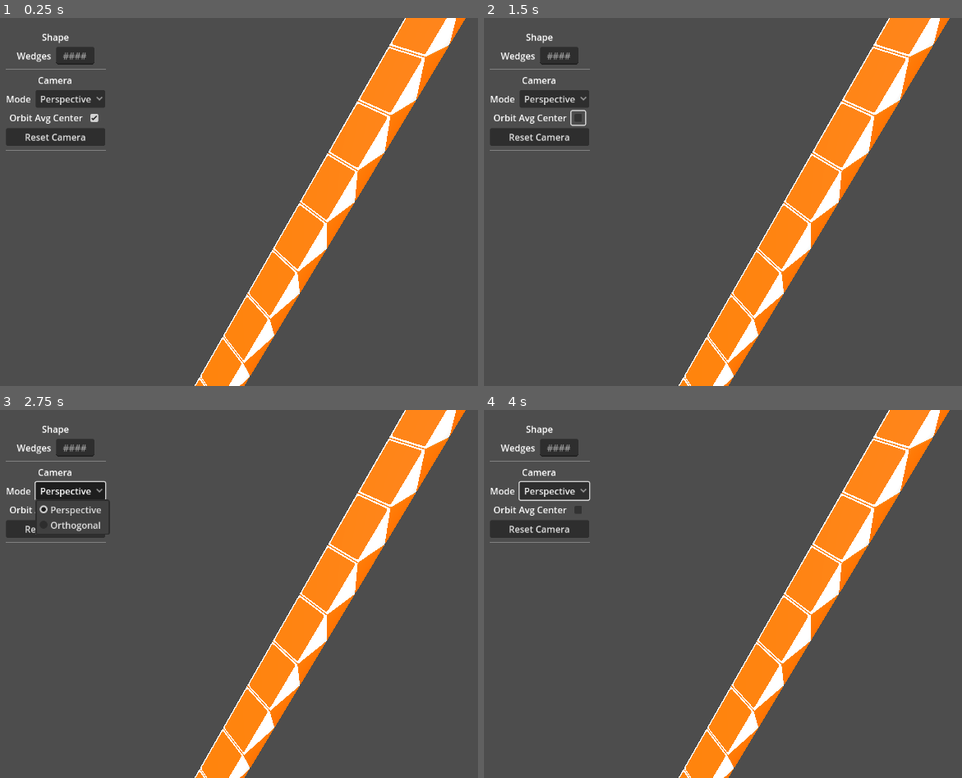
Above: before the commit, frames 1-4 (two rows, left to right).
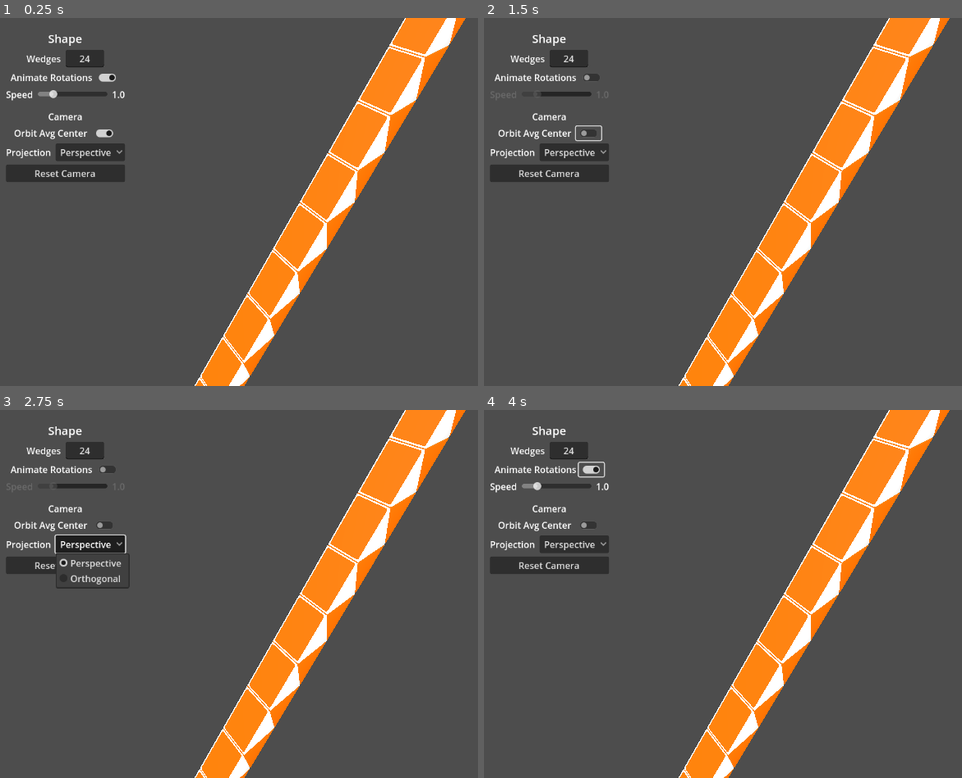
Above: after the commit, the same moments.

Repository: e-thab/rubiks-snake
Game: Godot game, scene res://Main.tscn
Two runs of this game, one before a commit and one after it. Both use one fixed random seed, a clock stepped at 60 frames per second and the inputs below.
Inputs (mouse positions are in pixels of both pictures, inside the frame that each line leads up to; where the layout moved, square brackets give the same spot in the first picture):
- Up to frame 1 (0.25 s): no input
- Up to frame 2 (1.5 s): click (589, 76) at 0.52 s; click (589, 132) [579, 117] at 1.25 s
- Up to frame 3 (2.75 s): click "Perspective" at 2 s
- Up to frame 4 (4 s): click "Perspective" at 2.75 s; click (589, 468) at 3.52 s

The runs differ from the first frame. In frame 1, 4.4% of the frame differs, in the area x 1-27%, y 4-45%; in frame 2, 4.4%; in frame 3, 4.0%; in frame 4, 4.6%.

Commit message:
Settings etc.

Diff:
--- a/Globals.gd
+++ b/Globals.gd
@@ -2,4 +2,10 @@
 
 enum WedgeColor {WHITE, ORANGE}
 enum WedgeRotation {CLOCKWISE, COUNTER_CLOCKWISE}
-enum RotationAxis {X, Y, Z}
+
+var animated = true # Animate wedge rotations
+var rotation_speed = 1.0 # How quickly wedges rotate if animated
+
+
+func set_rotation_speed(f: float):
+	rotation_speed = f
--- a/Main.gd
+++ b/Main.gd
@@ -5,6 +5,7 @@
 
 var camera: Camera3D
 var camera_spatial: Node3D
+var ui = UI
 var cam_rotating = false
 var cam_panning = false
 var cam_following = true
@@ -14,15 +15,15 @@
 var pan_sensitivity = 1.0
 var rot_sensitivity = 1.0
 var zoom_sensitivity = 0.5
-var SENS_MULTI = 0.01	# Pan and rotate need small numbers. This maps the values to a sensible range
-
-var rotation_speed = 1	# How quickly wedges rotate
+var SENS_MULTI = 0.01	# Pan and rotate need small numbers. This maps the values to a more readable range
+
 var wedges = []
 var last_wedge
 
 
 # Called when the node enters the scene tree for the first time.
 func _ready():
+	ui = $UI
 	camera = $CameraSpatial/Camera3D
 	camera_spatial = $CameraSpatial
 	set_cam_orthogonal(cam_orthogonal)
@@ -44,7 +45,7 @@
 		camera_spatial.set_position(get_center())
 
 
-func _input(event):
+func _unhandled_input(event):
 	if event.is_action("cam_pan"):
 		cam_panning = event.is_pressed()
 	if event.is_action("cam_rotate"):
@@ -64,6 +65,8 @@
 			camera_spatial.rotation.y -= event.relative.x * rot_sensitivity * SENS_MULTI
 			camera_spatial.rotation.x -= event.relative.y * rot_sensitivity * SENS_MULTI
 			camera_spatial.rotation.x = clamp(camera_spatial.rotation.x, -PI/2.0, PI/2.0)
+	#else:
+		#print(event)
 
 
 func instantiate_initial_wedge():
@@ -71,11 +74,8 @@
 	var wedge = scene.instantiate()
 	add_child(wedge)
 	wedges.append(wedge)
-	wedge.index = 0
+	wedge.connect("wedge_rotate", _on_wedge_rotate)
 	last_wedge = wedge
-	wedge.rot_speed = rotation_speed
-	wedge.connect("wedge_rotate", _on_wedge_rotate)
-	wedge.set_color(Globals.WedgeColor.WHITE)
 
 
 func instantiate_wedges(n):
@@ -88,7 +88,6 @@
 		wedge.set_position(offset)
 		wedges.append(wedge)
 		wedge.index = last_wedge.index + 1
-		wedge.rot_speed = rotation_speed
 		wedge.connect("wedge_rotate", _on_wedge_rotate)
 		wedge.rotation_degrees.y = 180.0
 		wedge.rotation_degrees.z = -90.0
@@ -104,7 +103,6 @@
 func set_wedge_count(n):
 	if n == wedge_count:
 		return
-
 	elif n < wedge_count:
 		wedges[n].queue_free()
 		var kept_wedges = []
@@ -112,7 +110,6 @@
 			kept_wedges.append(wedges[i])
 		wedges = kept_wedges
 		last_wedge = wedges[-1]
-
 	elif n > wedge_count:
 		instantiate_wedges(n - wedge_count)
 
@@ -209,3 +206,12 @@
 	var n = int(new_text)
 	if n > 0:
 		set_wedge_count(n)
+
+
+func _on_rot_speed_slider_value_changed(value):
+	Globals.set_rotation_speed(value)
+
+
+func _on_animate_button_toggled(button_pressed):
+	for wedge in wedges:
+		Globals.animated = button_pressed
--- a/Main.tscn
+++ b/Main.tscn
@@ -25,7 +25,6 @@
 
 [node name="Camera3D" type="Camera3D" parent="CameraSpatial"]
 transform = Transform3D(1, 0, 8.9407e-08, 0, 1, 1.04308e-07, 0, -1.49012e-08, 1, 0, 2.38419e-07, 8)
-projection = 1
 
 [node name="UI" type="Control" parent="."]
 layout_mode = 3
@@ -34,6 +33,7 @@
 anchor_bottom = 1.0
 grow_horizontal = 2
 grow_vertical = 2
+mouse_filter = 2
 script = ExtResource("2_0756r")
 
 [node name="MarginContainer" type="MarginContainer" parent="UI"]
@@ -42,6 +42,7 @@
 anchor_bottom = 1.0
 offset_right = 163.0
 grow_vertical = 2
+mouse_filter = 2
 theme_override_constants/margin_left = 12
 theme_override_constants/margin_top = 12
 theme_override_constants/margin_right = 12
@@ -49,19 +50,23 @@
 
 [node name="VBoxContainer" type="VBoxContainer" parent="UI/MarginContainer"]
 layout_mode = 2
+mouse_filter = 2
 theme_override_constants/separation = 6
 
 [node name="HSeparator" type="HSeparator" parent="UI/MarginContainer/VBoxContainer"]
 layout_mode = 2
+mouse_filter = 2
 
-[node name="Label2" type="Label" parent="UI/MarginContainer/VBoxContainer"]
+[node name="ShapeHeader" type="Label" parent="UI/MarginContainer/VBoxContainer"]
 layout_mode = 2
+theme_override_font_sizes/font_size = 20
 text = "Shape"
 horizontal_alignment = 1
 vertical_alignment = 1
 
 [node name="WedgeCountContainer" type="HBoxContainer" parent="UI/MarginContainer/VBoxContainer"]
 layout_mode = 2
+mouse_filter = 2
 theme_override_constants/separation = 8
 alignment = 1
 
@@ -71,20 +76,71 @@
 
 [node name="WedgeCountEdit" type="LineEdit" parent="UI/MarginContainer/VBoxContainer/WedgeCountContainer"]
 layout_mode = 2
-placeholder_text = "####"
+text = "24"
+placeholder_text = "###"
 alignment = 1
-max_length = 4
-context_menu_enabled = false
+max_length = 3
 deselect_on_focus_loss_enabled = false
+
+[node name="AnimationContainer" type="HBoxContainer" parent="UI/MarginContainer/VBoxContainer"]
+layout_mode = 2
+size_flags_horizontal = 4
+
+[node name="Label" type="Label" parent="UI/MarginContainer/VBoxContainer/AnimationContainer"]
+layout_mode = 2
+text = "Animate Rotations"
+
+[node name="AnimateButton" type="CheckButton" parent="UI/MarginContainer/VBoxContainer/AnimationContainer"]
+layout_mode = 2
+button_pressed = true
+
+[node name="RotSpeedContainer" type="HBoxContainer" parent="UI/MarginContainer/VBoxContainer"]
+layout_mode = 2
+theme_override_constants/separation = 8
+alignment = 1
+
+[node name="Label" type="Label" parent="UI/MarginContainer/VBoxContainer/RotSpeedContainer"]
+layout_mode = 2
+text = "Speed"
+horizontal_alignment = 1
+vertical_alignment = 1
+
+[node name="RotSpeedSlider" type="HSlider" parent="UI/MarginContainer/VBoxContainer/RotSpeedContainer"]
+layout_mode = 2
+size_flags_horizontal = 3
+size_flags_vertical = 4
+min_value = 0.1
+max_value = 5.0
+step = 0.1
+value = 1.0
+
+[node name="ValueLabel" type="Label" parent="UI/MarginContainer/VBoxContainer/RotSpeedContainer"]
+layout_mode = 2
+text = "1.0"
+vertical_alignment = 1
 
 [node name="HSeparator2" type="HSeparator" parent="UI/MarginContainer/VBoxContainer"]
 layout_mode = 2
 
-[node name="Label" type="Label" parent="UI/MarginContainer/VBoxContainer"]
+[node name="CameraHeader" type="Label" parent="UI/MarginContainer/VBoxContainer"]
 layout_mode = 2
 text = "Camera"
 horizontal_alignment = 1
 vertical_alignment = 1
+
+[node name="FollowContainer" type="HBoxContainer" parent="UI/MarginContainer/VBoxContainer"]
+layout_mode = 2
+theme_override_constants/separation = 8
+alignment = 1
+
+[node name="Label" type="Label" parent="UI/MarginContainer/VBoxContainer/FollowContainer"]
+layout_mode = 2
+text = "Orbit Avg Center"
+vertical_alignment = 1
+
+[node name="CamFollowButton" type="CheckButton" parent="UI/MarginContainer/VBoxContainer/FollowContainer"]
+layout_mode = 2
+button_pressed = true
 
 [node name="CamModeContainer" type="HBoxContainer" parent="UI/MarginContainer/VBoxContainer"]
 layout_mode = 2
@@ -93,7 +149,7 @@
 
 [node name="Label" type="Label" parent="UI/MarginContainer/VBoxContainer/CamModeContainer"]
 layout_mode = 2
-text = "Mode"
+text = "Projection"
 vertical_alignment = 1
 
 [node name="CamModeButton" type="OptionButton" parent="UI/MarginContainer/VBoxContainer/CamModeContainer"]
@@ -106,20 +162,6 @@
 popup/item_1/text = "Orthogonal"
 popup/item_1/id = 1
 
-[node name="FollowContainer" type="HBoxContainer" parent="UI/MarginContainer/VBoxContainer"]
-layout_mode = 2
-theme_override_constants/separation = 8
-alignment = 1
-
-[node name="Label" type="Label" parent="UI/MarginContainer/VBoxContainer/FollowContainer"]
-layout_mode = 2
-text = "Orbit Avg Center"
-vertical_alignment = 1
-
-[node name="CamFollowButton" type="CheckBox" parent="UI/MarginContainer/VBoxContainer/FollowContainer"]
-layout_mode = 2
-button_pressed = true
-
 [node name="ResetCamButton" type="Button" parent="UI/MarginContainer/VBoxContainer"]
 layout_mode = 2
 text = "Reset Camera"
@@ -129,7 +171,10 @@
 
 [connection signal="text_changed" from="UI/MarginContainer/VBoxContainer/WedgeCountContainer/WedgeCountEdit" to="UI" method="_on_wedge_count_edit_text_changed"]
 [connection signal="text_submitted" from="UI/MarginContainer/VBoxContainer/WedgeCountContainer/WedgeCountEdit" to="." method="_on_wedge_count_edit_text_submitted"]
-[connection signal="text_submitted" from="UI/MarginContainer/VBoxContainer/WedgeCountContainer/WedgeCountEdit" to="UI" method="_on_wedge_count_edit_text_submitted"]
+[connection signal="toggled" from="UI/MarginContainer/VBoxContainer/AnimationContainer/AnimateButton" to="." method="_on_animate_button_toggled"]
+[connection signal="toggled" from="UI/MarginContainer/VBoxContainer/AnimationContainer/AnimateButton" to="UI" method="_on_animate_button_toggled"]
+[connection signal="value_changed" from="UI/MarginContainer/VBoxContainer/RotSpeedContainer/RotSpeedSlider" to="." method="_on_rot_speed_slider_value_changed"]
+[connection signal="value_changed" from="UI/MarginContainer/VBoxContainer/RotSpeedContainer/RotSpeedSlider" to="UI" method="_on_speed_slider_value_changed"]
+[connection signal="toggled" from="UI/MarginContainer/VBoxContainer/FollowContainer/CamFollowButton" to="." method="_on_cam_follow_button_toggled"]
 [connection signal="item_selected" from="UI/MarginContainer/VBoxContainer/CamModeContainer/CamModeButton" to="." method="_on_cam_mode_button_item_selected"]
-[connection signal="toggled" from="UI/MarginContainer/VBoxContainer/FollowContainer/CamFollowButton" to="." method="_on_cam_follow_button_toggled"]
 [connection signal="pressed" from="UI/MarginContainer/VBoxContainer/ResetCamButton" to="." method="_on_reset_cam_button_pressed"]
--- a/UI.gd
+++ b/UI.gd
@@ -1,15 +1,37 @@
 extends Control
 
+class_name UI
+
 var wedge_count_edit: LineEdit
+var rot_speed_container: HBoxContainer
+var rot_speed_slider: HSlider
+var rot_speed_label: Label
+
 
 # Called when the node enters the scene tree for the first time.
 func _ready():
 	wedge_count_edit = $MarginContainer/VBoxContainer/WedgeCountContainer/WedgeCountEdit
+	rot_speed_container = $MarginContainer/VBoxContainer/RotSpeedContainer
+	rot_speed_slider = $MarginContainer/VBoxContainer/RotSpeedContainer/RotSpeedSlider
+	rot_speed_label = $MarginContainer/VBoxContainer/RotSpeedContainer/ValueLabel
 
 
 # Called every frame. 'delta' is the elapsed time since the previous frame.
 func _process(delta):
 	pass
+
+
+#func _input(event):
+#	if event.is_action("rotate_clockwise") or event.is_action("rotate_counter_clockwise"):\
+#		# Without this, pressing 'e' when focused on rot speed spinbox messes with decimal values
+#		accept_event()
+
+
+#func ui_has_focus():
+#	for edit in edits:
+#		if edit.has_focus():
+#			return true
+#	return false
 
 
 func _on_wedge_count_edit_text_changed(new_text):
@@ -24,5 +46,14 @@
 	wedge_count_edit.caret_column = len(good_text)
 
 
-func _on_wedge_count_edit_text_submitted(new_text):
-	wedge_count_edit.release_focus()
+func _on_speed_slider_value_changed(value):
+	rot_speed_label.text = "%.1f" % value
+
+
+func _on_animate_button_toggled(button_pressed):
+	# Disable rotation/animation speed slider
+	rot_speed_slider.editable = button_pressed
+	if button_pressed:
+		rot_speed_container.modulate = Color.WHITE
+	else:
+		rot_speed_container.modulate = Color.DIM_GRAY
--- a/Wedge.gd
+++ b/Wedge.gd
@@ -6,11 +6,9 @@
 @export var color: Globals.WedgeColor
 var current_color: Globals.WedgeColor
 var mesh: MeshInstance3D
-var rot_speed = 1.0
 var hovering = false
 var turns = 0
-var index
-
+var index = 0
 
 var rotating = false
 var rot_dir: Globals.WedgeRotation
@@ -44,19 +42,24 @@
 
 
 func _physics_process(delta):
-	if rotating:
+	if Globals.animated and rotating:
 		rotation_degrees.x = lerp(rotation_degrees.x, rot_goal, rot_prog)
-		rot_prog += delta * rot_speed
+		rot_prog += delta * Globals.rotation_speed
 
-		if abs(rotation_degrees.x - rot_goal) < 0.5:
+		var tolerance = 0.5 * Globals.rotation_speed
+		if abs(rotation_degrees.x - rot_goal) < tolerance:
 			rotation_degrees.x = rot_goal
+			rot_prog = 0.0
 			rotating = false
-			rot_prog = 0.0
+	elif rotating:
+		rotation_degrees.x = rot_goal
+		rot_prog = 0.0
+		rotating = false
 
 
-func set_color(color):
+func set_color(col):
 	# Sets the 'primary' color of the wedge. White means white prism with orange sticker.
-	match color:
+	match col:
 		Globals.WedgeColor.ORANGE:
 			mesh.set_surface_override_material(0, load("res://resources/mat_orange.tres"))
 			mesh.set_surface_override_material(1, load("res://resources/mat_white.tres"))
